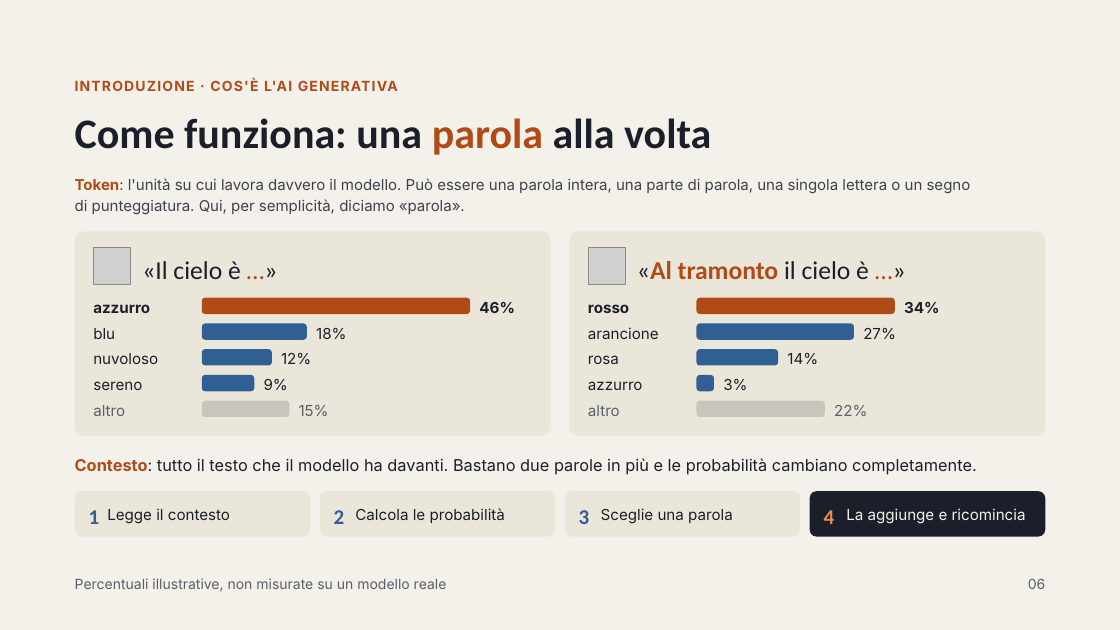
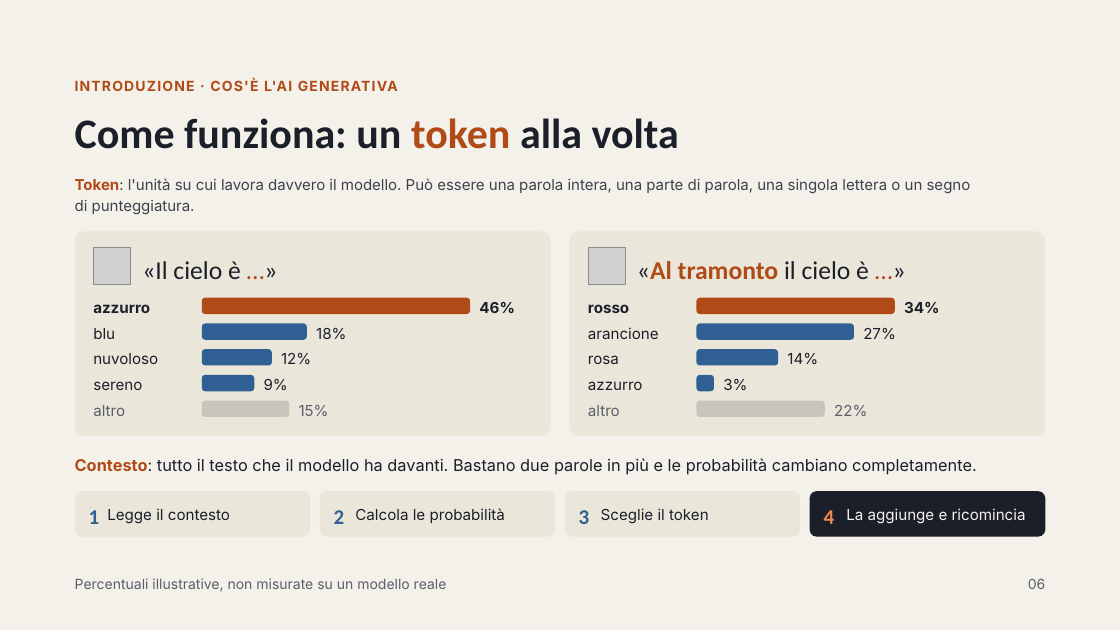
Before and after one commit to ggarofalo-dev/ggarofalo-dev.github.io, a slide deck: slide 6 of AperitivoConLaScienza_V01.pptx. Drawn at 1120x630 pixels with LibreOffice and Linux fonts; fonts in the diff are those of the drawing; grey boxes stand for pictures. Boxes give left, top, right and bottom in pixels: in the first picture for what was removed or moved away, otherwise in the second. Text is boxed around its words. In the diff, an @@ line names an element or a change of style, - is before the commit and + after.

```diff
--- a/AperitivoConLaScienza_V01.pptx
+++ b/AperitivoConLaScienza_V01.pptx
@@ title at (75, 118, 679, 149): text changed @@
-Come funziona: una parola alla volta
+Come funziona: un token alla volta
@@ text at (75, 178, 971, 215): text changed @@
-Token: l'unità su cui lavora davvero il modello. Può essere una parola intera, una parte di parola, una singola lettera o un segno di punteggiatura. Qui, per semplicità, diciamo «parola».
+Token: l'unità su cui lavora davvero il modello. Può essere una parola intera, una parte di parola, una singola lettera o un segno di punteggiatura.
@@ text at (601, 508, 709, 524): text changed @@
-Sceglie una parola
+Sceglie il token
```
Also in this commit, not shown: 11 other slides changed, 2 slides added, 2 slides removed, 1 other file.
